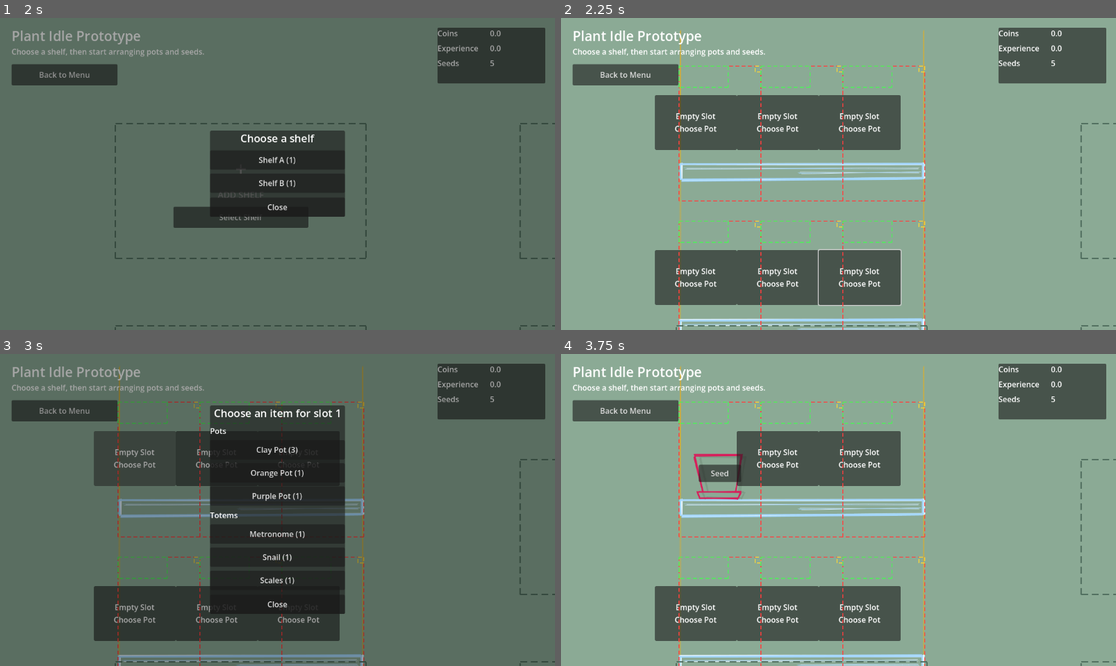
Above: before the commit, frames 1-4 (two rows, left to right).
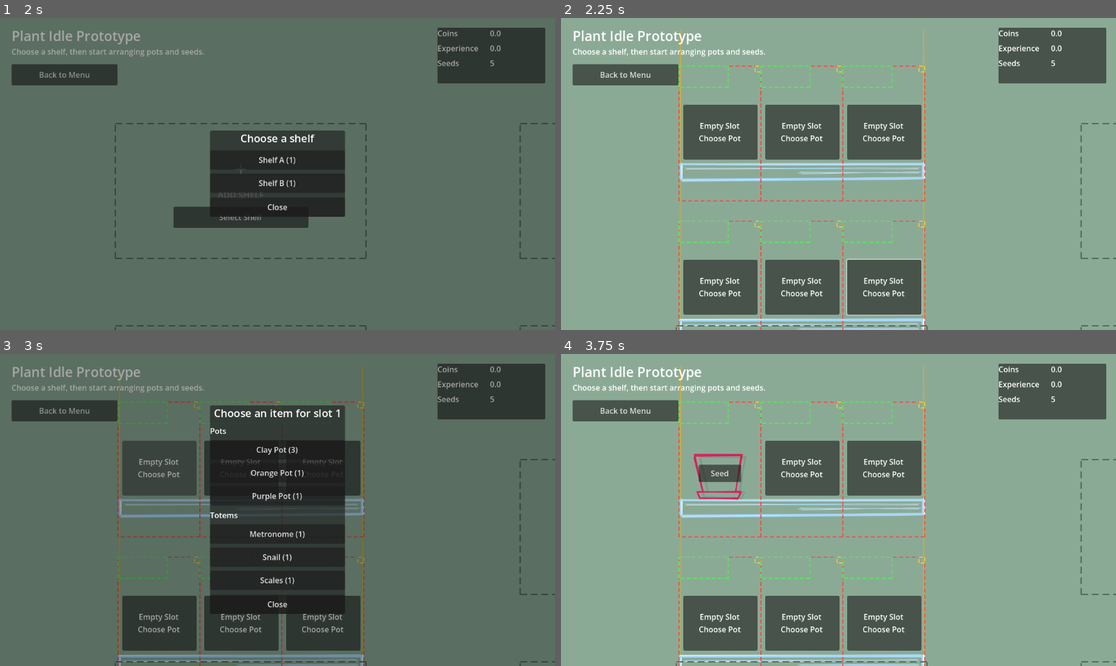
Above: after the commit, the same moments.

Repository: TorusHelm/imiidle
Game: Godot game, scene res://sceens/Main.tscn
Same seed, same stepped clock (60 frames per second), same inputs: the game is played once before the commit and once after it.
Inputs (mouse positions are in pixels of both pictures, inside the frame that each line leads up to):
- Up to frame 1 (2 s): click "Start Game" at 0.5 s; click "Select Shelf" at 1.25 s
- Up to frame 2 (2.25 s): click (799, 192) at 2 s
- Up to frame 3 (3 s): click (133, 456) at 2.77 s
- Up to frame 4 (3.75 s): click "Clay Pot (3)" at 3.5 s

Frame 1 is identical in both runs. In frame 2, 10% of the frame differs, in the area x 16-66%, y 24-96%; in frame 3, 6.8%; in frame 4, 8.8%.

Commit message:
Fix pot empty slot editor layout

Diff:
--- a/Pots/_shared/sceens/Pot.tscn
+++ b/Pots/_shared/sceens/Pot.tscn
@@ -4,7 +4,7 @@
 [ext_resource type="Script" uid="uid://d2mx4eqpirxoj" path="res://scripts/pot_view.gd" id="2_447lc"]
 
 [node name="Pot" type="Control" unique_id=2064265332]
-custom_minimum_size = Vector2(170, 280)
+custom_minimum_size = Vector2(220, 320)
 layout_mode = 3
 anchors_preset = 0
 offset_right = 220.0
@@ -14,40 +14,26 @@
 script = ExtResource("2_447lc")
 
 [node name="PlantAttachPoint" type="Marker2D" parent="." unique_id=1022001]
-position = Vector2(110, 190)
+position = Vector2(110, 205)
 
 [node name="PotBaseline" type="Marker2D" parent="." unique_id=1022002]
 position = Vector2(110, 300)
 
 [node name="SlotButton" type="Button" parent="." unique_id=2077643061]
-layout_mode = 1
-anchors_preset = 8
-anchor_left = 0.5
-anchor_top = 0.5
-anchor_right = 0.5
-anchor_bottom = 0.5
-offset_left = -110.0
-offset_top = 18.0
-offset_right = 60.0
-offset_bottom = 132.0
-grow_horizontal = 2
-grow_vertical = 2
+layout_mode = 0
+offset_left = 34.0
+offset_top = 178.0
+offset_right = 188.0
+offset_bottom = 292.0
 tooltip_text = "Empty slot
 Choose a pot for this shelf slot."
 
 [node name="SlotLabel" type="Label" parent="." unique_id=1636784625]
-layout_mode = 1
-anchors_preset = 8
-anchor_left = 0.5
-anchor_top = 0.5
-anchor_right = 0.5
-anchor_bottom = 0.5
-offset_left = -110.0
-offset_top = 50.0
-offset_right = 60.0
-offset_bottom = 99.0
-grow_horizontal = 2
-grow_vertical = 2
+layout_mode = 0
+offset_left = 18.0
+offset_top = 210.0
+offset_right = 202.0
+offset_bottom = 259.0
 tooltip_text = "Empty slot
 Choose a pot for this shelf slot."
 text = "Empty Slot
@@ -67,9 +53,9 @@
 visible = false
 layout_mode = 0
 offset_left = 50.0
-offset_top = 190.0
+offset_top = 198.0
 offset_right = 170.0
-offset_bottom = 300.0
+offset_bottom = 308.0
 expand_mode = 1
 stretch_mode = 5
 
--- a/test/ui/test_pot_view_layout.gd
+++ b/test/ui/test_pot_view_layout.gd
@@ -70,6 +70,21 @@
 	assert_eq(pot_view.slot_label.tooltip_text, pot_view.slot_button.tooltip_text, "Slot label tooltip should stay in sync with the empty slot tooltip property.")
 
 
+func test_empty_pot_scene_geometry_matches_default_editor_layout() -> void:
+	var pot_view: PotView = add_child_autofree(POT_SCENE.instantiate())
+	await wait_process_frames(2)
+
+	pot_view.update_view(null, true, false)
+	await wait_process_frames(2)
+
+	assert_eq(pot_view.custom_minimum_size, Vector2(220.0, 320.0), "Shared Pot scene should keep the default editor preview size from the base PotDefinition contract.")
+	assert_eq(pot_view.get_node("PlantAttachPoint").position, Vector2(110.0, 205.0), "Editor pot scene should keep the default plant attach point used by the empty-slot preview.")
+	assert_eq(pot_view.slot_button.position, Vector2(34.0, 178.0), "Empty slot button should use direct top-left offsets inside the pot widget.")
+	assert_eq(pot_view.slot_button.size, Vector2(154.0, 114.0), "Empty slot button width should match the default PotDefinition instead of stretching to the whole slot.")
+	assert_eq(pot_view.slot_label.position, Vector2(18.0, 210.0), "Empty slot label should keep the default direct offsets in the editor scene.")
+	assert_eq(pot_view.slot_label.size, Vector2(184.0, 49.0), "Empty slot label should keep the default label size from the base PotDefinition contract.")
+
+
 func test_shelf_slot_view_proxies_empty_pot_slot_copy_to_pot_view() -> void:
 	var shelf_slot_view: ShelfSlotView = add_child_autofree(SHELF_SLOT_SCENE.instantiate())
 	await wait_process_frames(2)
